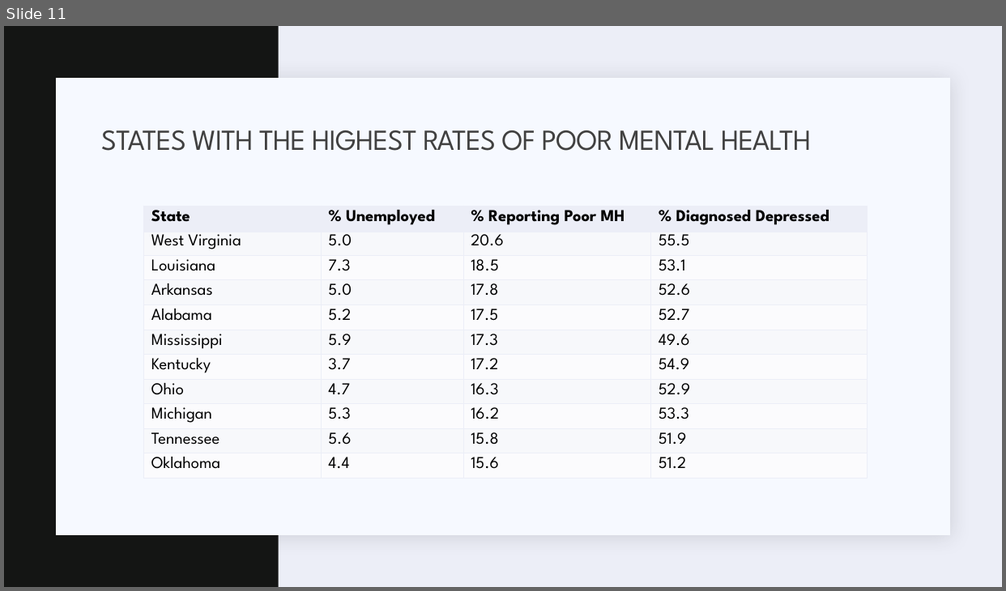
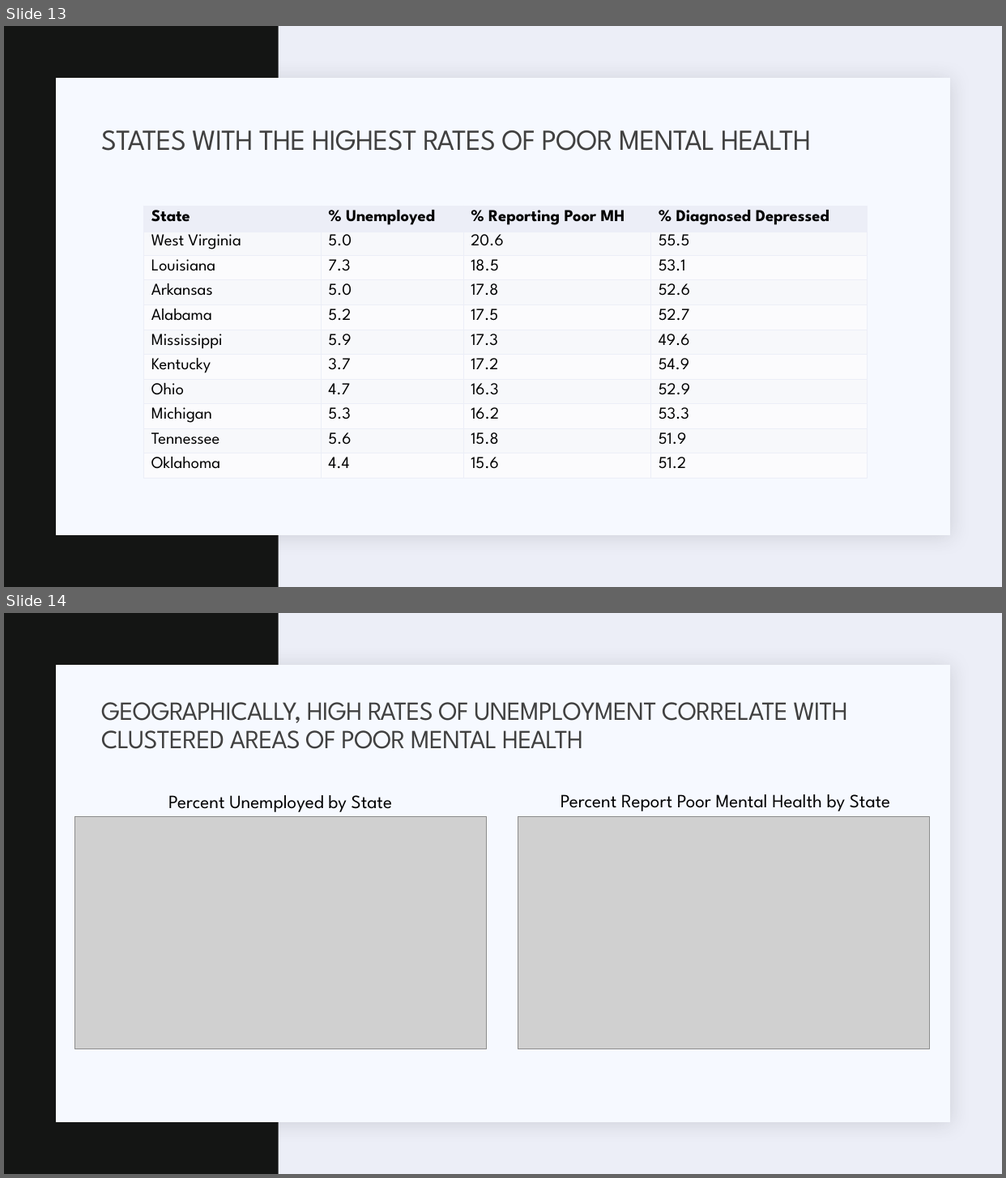
Before and after one commit to hehill/Project1_Team3, a slide deck: Presentation/Presentation_draft.pptx. Shown one above the other, each under a label of ours: slide 11 before the commit, slides 13 and 14 after it. The pictures are 1006x591 and 1006x1178 pixels, drawn with LibreOffice and Linux fonts; fonts in the diff are those of the drawing; grey boxes stand for pictures. Boxes give left, top, right and bottom in pixels: in the first picture for what was removed or moved away, otherwise in the second. Text is boxed around its words. In the diff, an @@ line names an element or a change of style, - is before the commit and + after.

Commit message:
updated presentation and saved some figures

```diff
--- a/Presentation/Presentation_draft.pptx
+++ b/Presentation/Presentation_draft.pptx
@@ slide 14 added at (x1=4, y1=613, x2=1002, y2=1174), background #ECEEF7; not listed: 2 template elements that a slide beside it also shows @@
@@ title added at (x1=101, y1=702, x2=848, y2=749), 25.2 pt, text #404040 @@
+GEOGRAPHICALLY, HIGH RATES OF UNEMPLOYMENT CORRELATE WITH CLUSTERED AREAS OF POOR MENTAL HEALTH
@@ text added at (x1=168, y1=795, x2=392, y2=812), 18 pt, text #000000 @@
+Percent Unemployed by State
@@ text added at (x1=560, y1=794, x2=890, y2=811), 18 pt, text #000000 @@
+Percent Report Poor Mental Health by State
@@ picture added at (x1=74, y1=816, x2=486, y2=1049) @@
@@ picture added at (x1=518, y1=816, x2=930, y2=1049) @@
@@ what was slide 11 is now slide 13 @@
```
Also in this commit, not shown: 3 slides changed, 4 other slides added, 1 slide removed, 21 other files.
